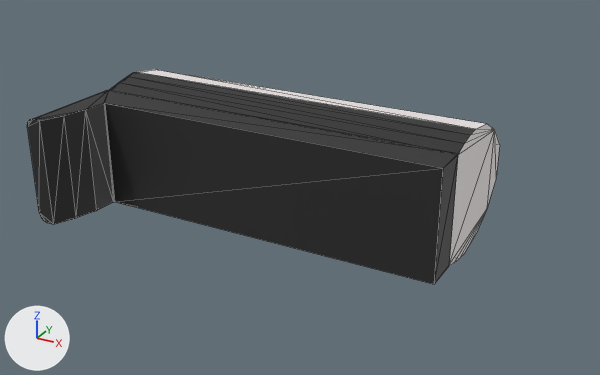
One commit to the Blender file Models/Weapon-Raycast-Stock.blend: the scene before it, then after it.
One viewpoint serves both versions: a 50 mm camera at (1.13, -3.87, 2.1) aimed at (-0.89, -0.21, 0.28). The axes (+X, +Y, +Z) are drawn at lower left. The lights are the same throughout. Mesh edges are drawn as thin lines.

Names of what the first picture shows: 'Sci-Fi Raycasting weapon Stock'.
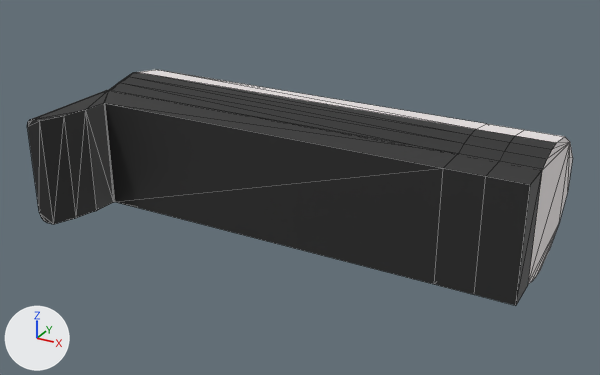
The newer file is also turned or shifted as a whole; pictures and numbers use the older file's frame.

Changed parts and their boxes (x1, y1, x2, y2) in the pictures (600 x 375 px):
```json
{"object": "Sci-Fi Raycasting weapon Stock", "change": "reshaped", "before": [27, 70, 500, 284], "after": [27, 70, 573, 305], "on screen": "15% wider, 10% taller"}
{"part": 1, "of": "me_sci_fi_raycasting_weapon_stock", "change": "built on", "before": [435, 124, 500, 283], "after": [435, 124, 573, 305]}
```

Edits to the scene script, one JSON object a line:
```json
{"block": "me_sci_fi_raycasting_weapon_stock", "where": "# used by ob_sci_fi_raycasting_weapon_stock; location = (0.0, 0.0, 0.0)"}
{"op": "remove", "block": "me_sci_fi_raycasting_weapon_stock", "code": "me_sci_fi_raycasting_weapon_stock.from_pydata(...)  # 95 vertices, 186 faces; spans x -2.2..0.0, y -0.86..0.5, z 0.0..0.7"}
{"op": "add", "block": "me_sci_fi_raycasting_weapon_stock", "code": "me_sci_fi_raycasting_weapon_stock.from_pydata(...)  # 131 vertices, 222 faces; spans x -2.2..0.4, y -0.86..0.5, z 0.0..0.7"}
{"block": "me_sci_fi_raycasting_weapon_stock", "change": "me_sci_fi_raycasting_weapon_stock part 1"}
{"block": "me_sci_fi_raycasting_weapon_stock", "change": "16 faces are deleted"}
{"block": "me_sci_fi_raycasting_weapon_stock", "change": "18 new vertices lie (0.2, 0.0, 0.0) away from vertices in x 0.0, y -0.46..0.5, z 0.0..0.7"}
{"block": "me_sci_fi_raycasting_weapon_stock", "change": "18 new vertices lie (0.2, 0.0, 0.0) away from vertices in x 0.2, y -0.46..0.5, z 0.0..0.7"}
{"block": "me_sci_fi_raycasting_weapon_stock", "change": "28 new faces join them, mat_top (white #fff8f8)"}
{"block": "me_sci_fi_raycasting_weapon_stock", "change": "24 new faces join them, mat_bottom (black #292929)"}
```
